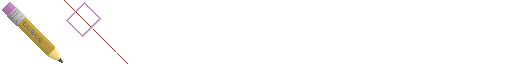
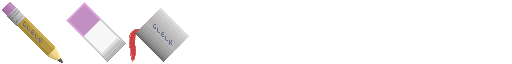
The second 512x64 image is a revision of the first. Changes to its layers:
added layer "GLELK" above "Pencil" over [153, 24, 172, 45]
moved "Pencil" above "Eraser", painted on it over [16, 7, 26, 17]
painted on "Eraser" over [64, 0, 128, 64]
added layer "Filler" above "Фон" over [129, 8, 189, 62]
"Фон": opacity 100% → 0%, painted on it over [16, 0, 189, 64]
